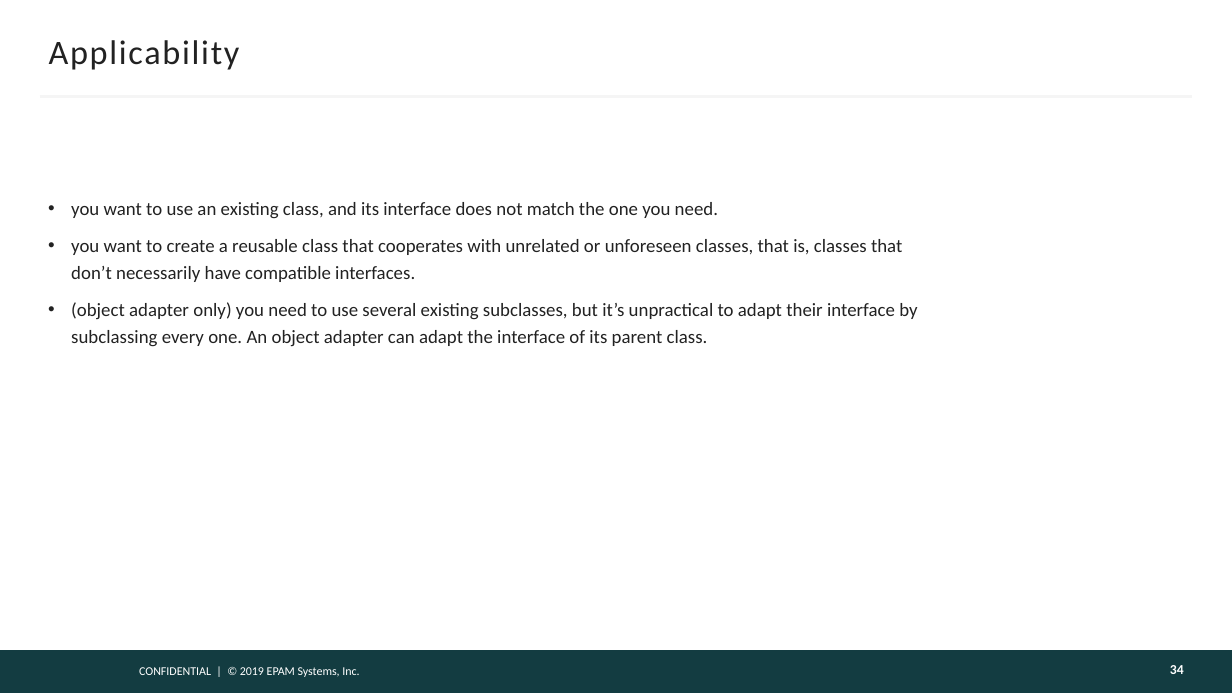
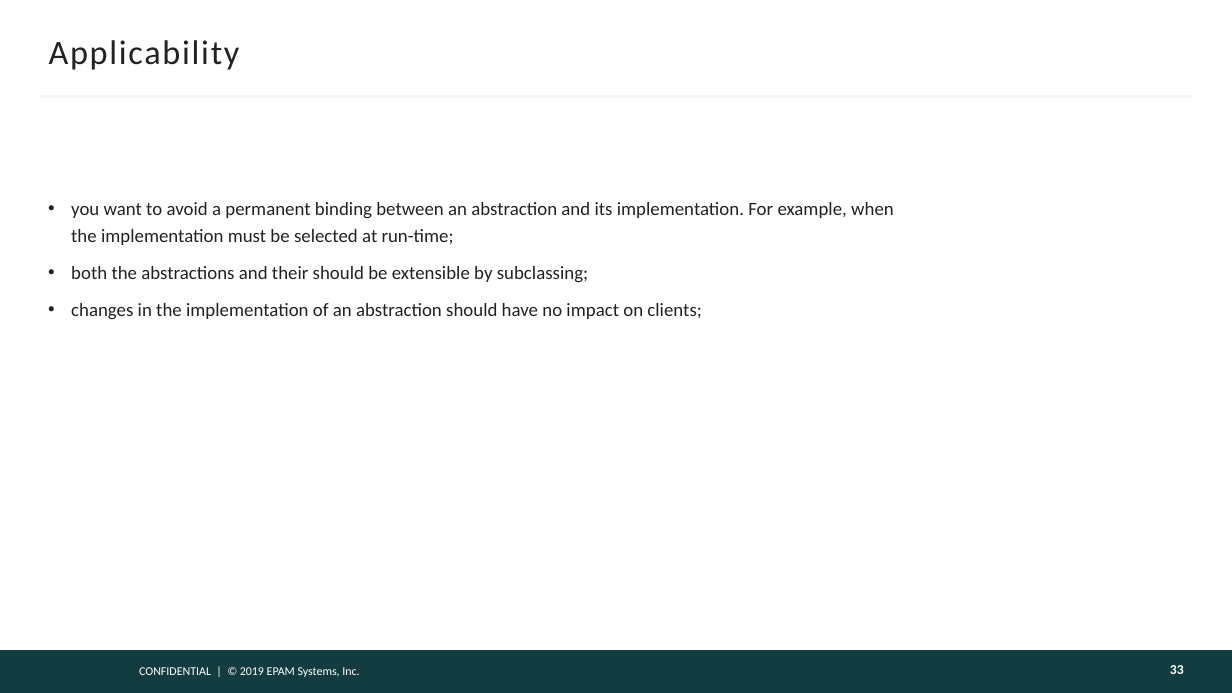
Before and after one commit to DenisPonizovkin/presentations, a slide deck: slide 33 of DesignPatterns.pptx (slide 34 before the commit). Drawn at 1232x693 pixels with LibreOffice and Linux fonts; fonts in the diff are those of the drawing; background and template pictures are left out. Boxes give left, top, right and bottom in pixels: in the first picture for what was removed or moved away, otherwise in the second. Text is boxed around its words. In the diff, an @@ line names an element or a change of style, - is before the commit and + after.

```diff
--- a/DesignPatterns.pptx
+++ b/DesignPatterns.pptx
@@ text at (71,202,894,319): text changed @@
-• you want to use an existing class, and its interface does not match the one you need.
-• you want to create a reusable class that cooperates with unrelated or unforeseen classes, that is, classes that don’t necessarily have compatible interfaces.
-• (object adapter only) you need to use several existing subclasses, but it’s unpractical to adapt their interface by subclassing every one. An object adapter can adapt the interface of its parent class.
+• you want to avoid a permanent binding between an abstraction and its implementation. For example, when the implementation must be selected at run-time;
+• both the abstractions and their should be extensible by subclassing;
+• changes in the implementation of an abstraction should have no impact on clients;
@@ page number at (1170,665,1184,674): text changed @@
-34
+33
```
Also in this commit, not shown: 4 other slides changed, 5 slides added, 18 slides removed.
